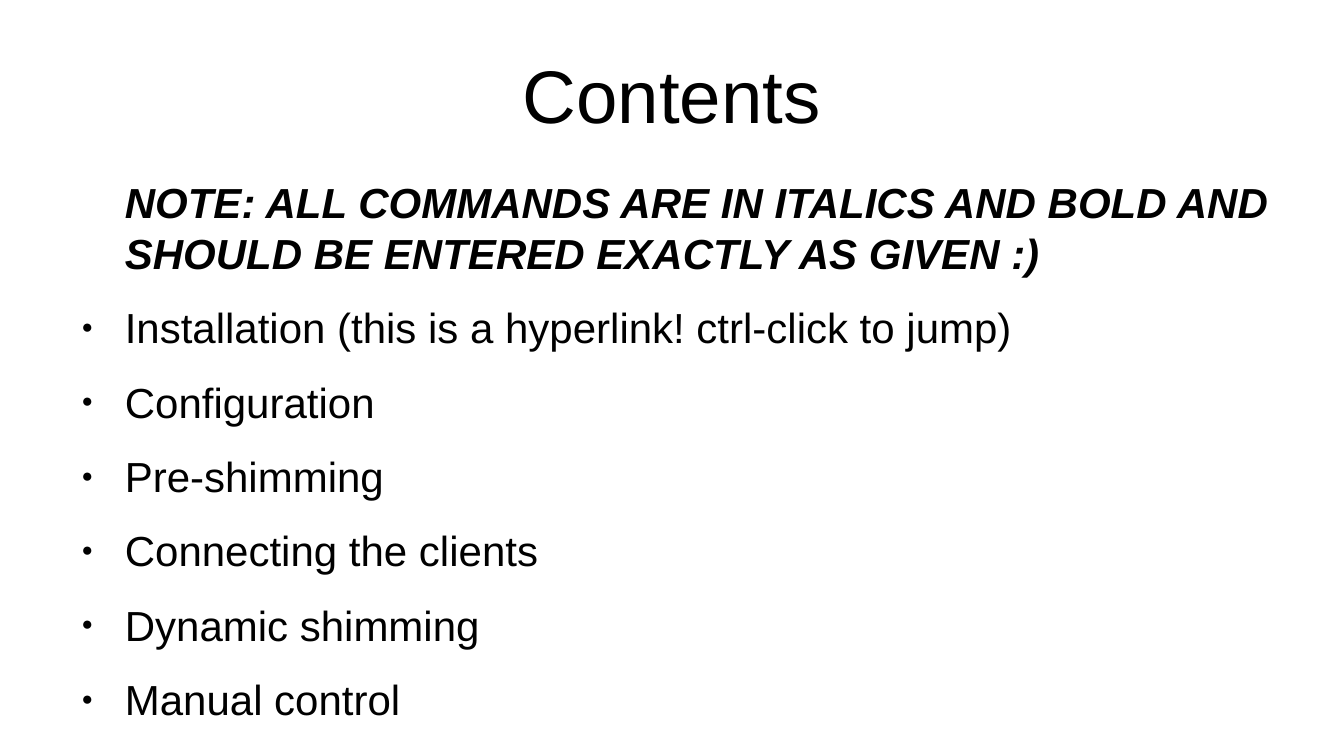
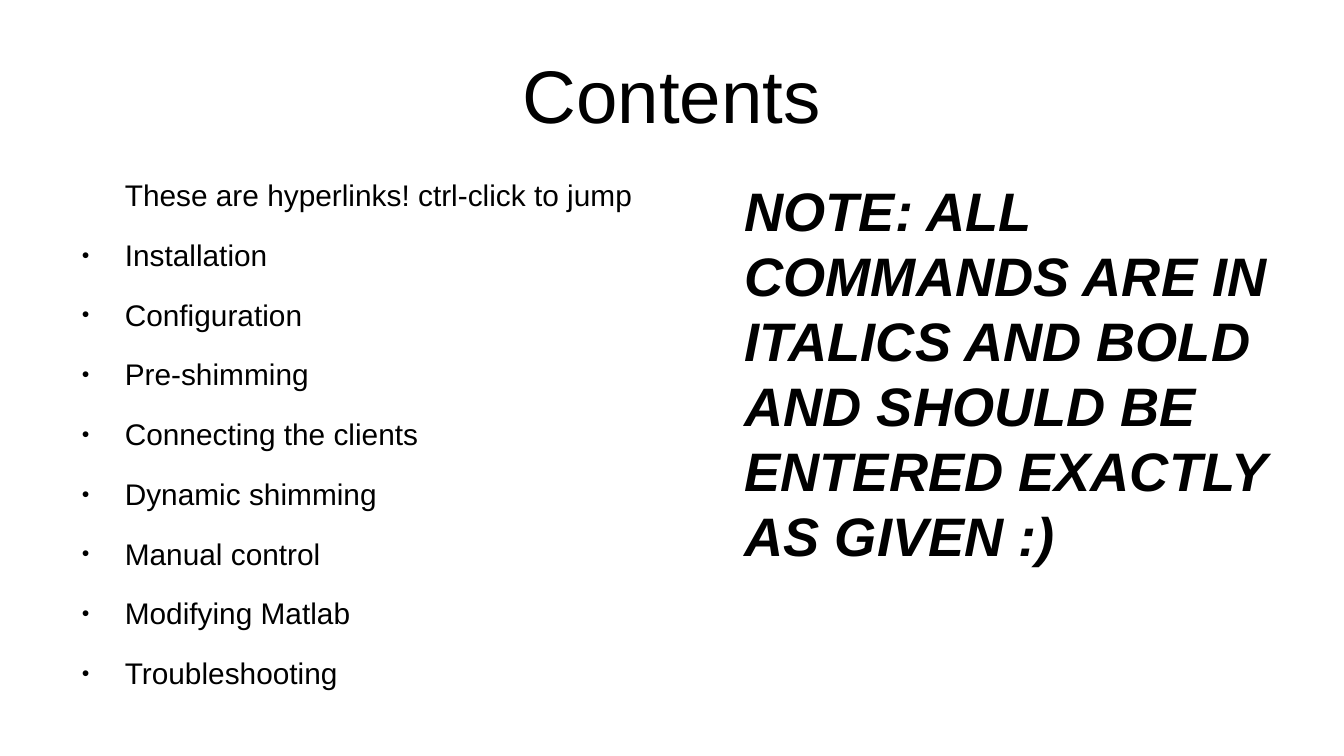
Before and after one commit to seventeenmagpie/skope-mrshim, a slide deck: slide 2 of shimmer/docs/user_guide_with_images.odp. Drawn at 1344x756 pixels with LibreOffice and Linux fonts; fonts in the diff are those of the drawing. Boxes give left, top, right and bottom in pixels: in the first picture for what was removed or moved away, otherwise in the second. Text is boxed around its words. In the diff, an @@ line names an element or a change of style, - is before the commit and + after.

```diff
--- a/shimmer/docs/user_guide_with_images.odp
+++ b/shimmer/docs/user_guide_with_images.odp
@@ text "NOTE: ALL COMMANDS ARE IN ...": place and size @@
-text "NOTE: ALL COMMANDS ARE IN ..." at <box>125,188,1268,716</box>
+text "NOTE: ALL COMMANDS ARE IN ..." at <box>745,193,1267,557</box>
@@ text "NOTE: ALL COMMANDS ARE IN ..." at <box>745,193,1267,557</box>: size 24.8 to 32 pt @@
@@ text added at <box>125,184,632,630</box>, 17.6 pt, text #000000 @@
+These are hyperlinks! ctrl-click to jump
+● Installation
+● Configuration
+● Pre-shimming
+● Connecting the clients
+● Dynamic shimming
+● Manual control
+● Modifying Matlab
+● Troubleshooting
@@ text at <box>125,312,1011,716</box>: paragraphs removed @@
-● Installation (this is a hyperlink! ctrl-click to jump)
-● Configuration
-● Pre-shimming
-● Connecting the clients
-● Dynamic shimming
-● Manual control
```
Also in this commit, not shown: 7 other slides changed, 24 slides added, 2 slides removed, 4 other files.
